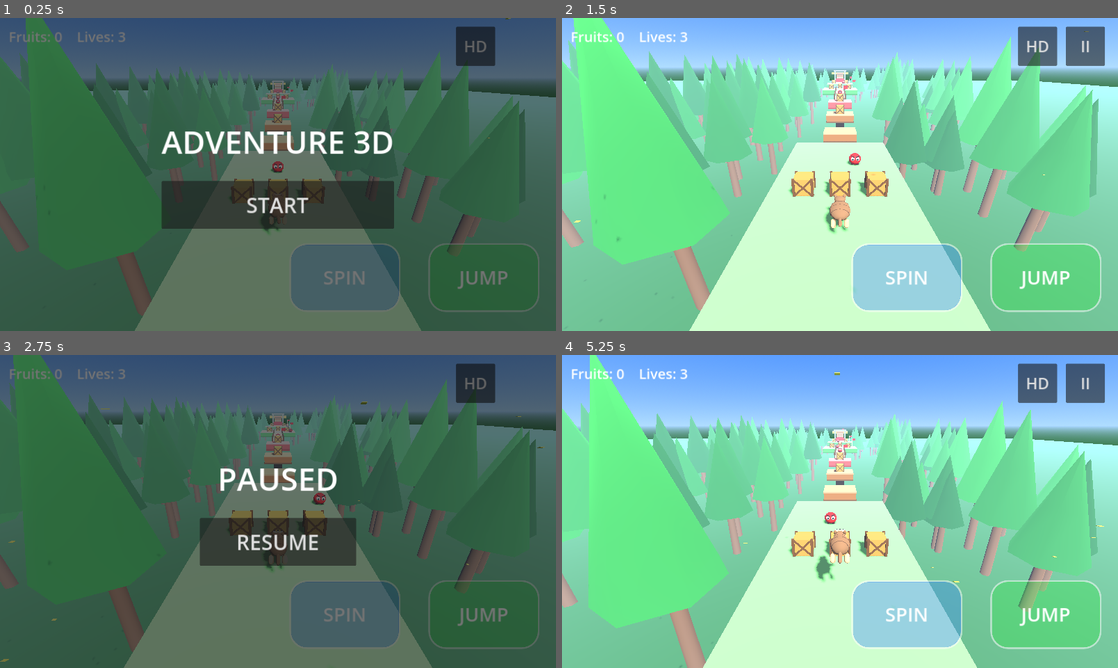
Above: before the commit, frames 1-4 (two rows, left to right).
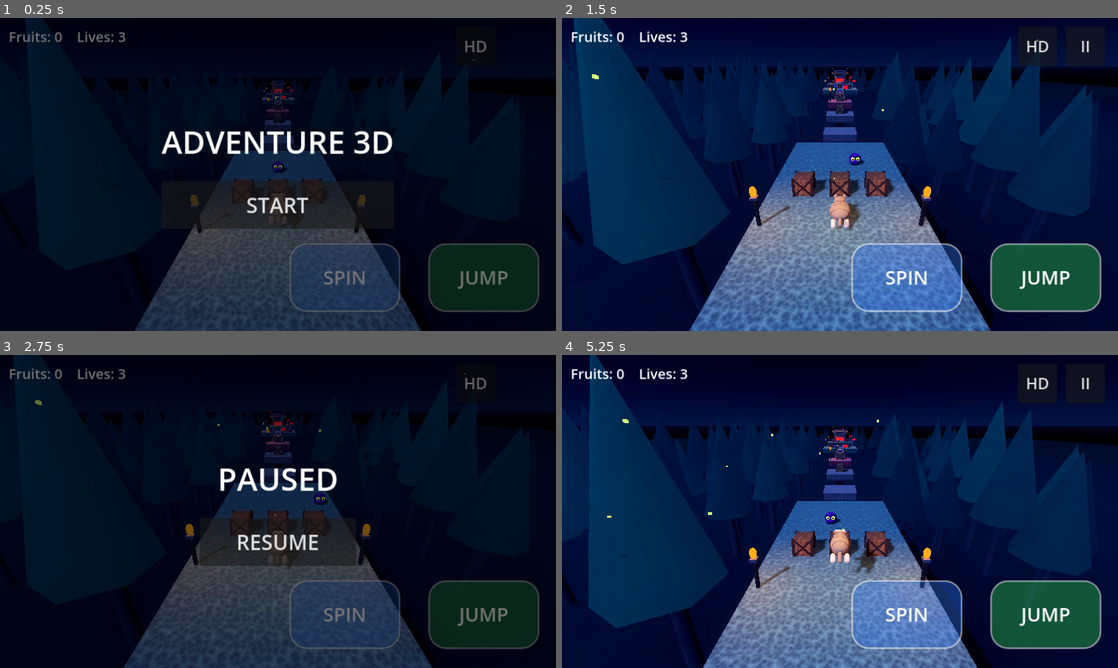
Above: after the commit, the same moments.

Repository: ksomealmlk-create/Adventure3D
Game: Godot game, scene res://main.tscn
Two runs of this game, one before a commit and one after it. Both use one fixed random seed, a clock stepped at 60 frames per second and the inputs below.
Inputs:
- Up to frame 1 (0.25 s): no input
- Up to frame 2 (1.5 s): click "HD" at 0.5 s; click "START" at 1.25 s
- Up to frame 3 (2.75 s): click "II" at 2 s
- Up to frame 4 (5.25 s): click "RESUME" at 2.75 s; click "II" at 3.5 s; click "HD" at 4.25 s; click "RESUME" at 5 s

The runs differ from the first frame. In frame 1, 96% of the frame differs, in the area x 0-100%, y 0-100%; in frame 2, 100%; in frame 3, 96%; in frame 4, 100%.

Commit message:
dark theme

Diff:
--- a/main.gd
+++ b/main.gd
@@ -8,6 +8,16 @@
 const GRAV := 28.0
 const SPIN_TIME := 0.45
 const MIX := 22050
+const ENEMY_COL := Color(0.45, 0.12, 0.55)
+
+# Optional ready-made models (.glb). If a file is missing, the game
+# falls back to the built-in shapes, so nothing breaks.
+# [path, scale, y_offset]
+const MODELS := {
+	"torch": ["res://models/torch.glb", 1.0, 0.0],
+	"crate": ["res://models/crate.glb", 1.0, -0.5],
+	"enemy": ["res://models/enemy.glb", 1.0, -0.4],
+}
 
 var player: CharacterBody3D
 var visual: Node3D
@@ -19,6 +29,9 @@
 var pause_btn: Button
 var quality_btn: Button
 var sun_light: DirectionalLight3D
+var env_res: Environment
+var grit_tex: NoiseTexture2D
+var torch_lights: Array = []
 var mat_cache := {}
 var leaves: CPUParticles3D
 var cam_off := Vector3(0, 5, 8)
@@ -62,33 +75,43 @@
 	Engine.physics_ticks_per_second = 120
 	RenderingServer.directional_shadow_atlas_set_size(2048, true)
 	RenderingServer.directional_soft_shadow_filter_set_quality(RenderingServer.SHADOW_QUALITY_SOFT_LOW)
+	_make_grit()
+
+	# ---- night sky + fog + glow ----
 	var env := WorldEnvironment.new()
 	var e := Environment.new()
 	var sky := Sky.new()
 	var sky_mat := ProceduralSkyMaterial.new()
-	sky_mat.sky_top_color = Color(0.25, 0.5, 0.9)
-	sky_mat.sky_horizon_color = Color(0.7, 0.85, 1.0)
-	sky_mat.ground_horizon_color = Color(0.7, 0.85, 1.0)
-	sky_mat.ground_bottom_color = Color(0.18, 0.4, 0.2)
+	sky_mat.sky_top_color = Color(0.01, 0.02, 0.07)
+	sky_mat.sky_horizon_color = Color(0.09, 0.12, 0.22)
+	sky_mat.ground_horizon_color = Color(0.06, 0.09, 0.15)
+	sky_mat.ground_bottom_color = Color(0.02, 0.04, 0.04)
 	sky.sky_material = sky_mat
 	e.background_mode = Environment.BG_SKY
 	e.sky = sky
 	e.fog_enabled = true
-	e.fog_light_color = Color(0.7, 0.85, 1.0)
-	e.fog_density = 0.005
+	e.fog_light_color = Color(0.06, 0.09, 0.16)
+	e.fog_density = 0.014
+	e.tonemap_mode = Environment.TONE_MAPPER_FILMIC
 	e.adjustment_enabled = true
-	e.adjustment_saturation = 1.15
-	e.adjustment_contrast = 1.05
+	e.adjustment_saturation = 1.1
+	e.adjustment_contrast = 1.1
+	e.glow_enabled = fx_on
+	e.glow_intensity = 0.9
+	e.glow_bloom = 0.12
+	e.glow_hdr_threshold = 0.8
 	e.ambient_light_source = Environment.AMBIENT_SOURCE_COLOR
-	e.ambient_light_color = Color(1, 1, 1)
-	e.ambient_light_energy = 0.38
+	e.ambient_light_color = Color(0.32, 0.4, 0.65)
+	e.ambient_light_energy = 0.55
 	env.environment = e
+	env_res = e
 	add_child(env)
 
+	# ---- moonlight ----
 	var sun := DirectionalLight3D.new()
-	sun.rotation_degrees = Vector3(-50, 30, 0)
-	sun.light_energy = 1.0
-	sun.light_color = Color(1.0, 0.96, 0.88)
+	sun.rotation_degrees = Vector3(-38, -35, 0)
+	sun.light_energy = 0.85
+	sun.light_color = Color(0.55, 0.66, 1.0)
 	sun.shadow_enabled = fx_on
 	sun.directional_shadow_mode = DirectionalLight3D.SHADOW_ORTHOGONAL
 	sun.directional_shadow_max_distance = 45.0
@@ -111,23 +134,51 @@
 	add_child(player)
 	player.position = respawn_pos
 
+	# lantern that follows the player
+	var lantern := OmniLight3D.new()
+	lantern.light_color = Color(1.0, 0.78, 0.45)
+	lantern.light_energy = 1.2
+	lantern.omni_range = 7.0
+	lantern.position = Vector3(0, 1.2, 0.4)
+	player.add_child(lantern)
+	torch_lights.append({"l": lantern, "e": 1.2, "ph": 1.7})
+
 	cam = Camera3D.new()
 	add_child(cam)
 	cam.position = respawn_pos + Vector3(0, 5, 8)
+
+	# moon fixed in the sky (child of camera, ignores fog)
+	var moon := MeshInstance3D.new()
+	var msm := SphereMesh.new()
+	msm.radius = 7.0
+	msm.height = 14.0
+	msm.radial_segments = 24
+	msm.rings = 12
+	var mmat := StandardMaterial3D.new()
+	mmat.shading_mode = BaseMaterial3D.SHADING_MODE_UNSHADED
+	mmat.albedo_color = Color(0.88, 0.93, 1.0)
+	mmat.disable_fog = true
+	msm.material = mmat
+	moon.mesh = msm
+	moon.cast_shadow = GeometryInstance3D.SHADOW_CASTING_SETTING_OFF
+	moon.position = Vector3(-60, 48, -170)
+	cam.add_child(moon)
+
+	# fireflies
 	leaves = CPUParticles3D.new()
-	leaves.amount = 40
-	leaves.lifetime = 6.0
-	leaves.preprocess = 3.0
+	leaves.amount = 60
+	leaves.lifetime = 7.0
+	leaves.preprocess = 4.0
 	leaves.emission_shape = CPUParticles3D.EMISSION_SHAPE_BOX
 	leaves.emission_box_extents = Vector3(14, 5, 14)
-	leaves.direction = Vector3(0.3, -1, 0.2)
-	leaves.spread = 25.0
-	leaves.initial_velocity_min = 0.3
-	leaves.initial_velocity_max = 0.9
-	leaves.gravity = Vector3(0, -0.4, 0)
+	leaves.direction = Vector3(0, 1, 0)
+	leaves.spread = 180.0
+	leaves.initial_velocity_min = 0.1
+	leaves.initial_velocity_max = 0.5
+	leaves.gravity = Vector3(0, 0.05, 0)
 	var lm := BoxMesh.new()
-	lm.size = Vector3(0.14, 0.02, 0.1)
-	lm.material = _mat(Color(0.75, 0.85, 0.3))
+	lm.size = Vector3(0.07, 0.07, 0.07)
+	lm.material = _glow_mat(Color(0.7, 1.0, 0.4), 3.0)
 	leaves.mesh = lm
 	leaves.local_coords = false
 	leaves.emitting = fx_on
@@ -273,25 +324,111 @@
 	ap.stream = sfx[name]
 	ap.play()
 
+# ---------- Materials / models ----------
+func _make_grit() -> void:
+	var n := FastNoiseLite.new()
+	n.noise_type = FastNoiseLite.TYPE_CELLULAR
+	n.frequency = 0.04
+	var g := Gradient.new()
+	g.set_color(0, Color(0.45, 0.45, 0.5))
+	g.set_color(1, Color(1.0, 1.0, 1.0))
+	var tx := NoiseTexture2D.new()
+	tx.width = 256
+	tx.height = 256
+	tx.seamless = true
+	tx.noise = n
+	tx.color_ramp = g
+	grit_tex = tx
+
+func _mat(c: Color) -> StandardMaterial3D:
+	var k := c.to_html()
+	if not mat_cache.has(k):
+		var m := StandardMaterial3D.new()
+		m.albedo_color = c
+		m.albedo_texture = grit_tex
+		m.uv1_triplanar = true
+		m.uv1_scale = Vector3(0.5, 0.5, 0.5)
+		m.roughness = 0.9
+		mat_cache[k] = m
+	var out: StandardMaterial3D = mat_cache[k]
+	return out
+
+func _glow_mat(c: Color, energy: float) -> StandardMaterial3D:
+	var m := StandardMaterial3D.new()
+	m.albedo_color = c
+	m.shading_mode = BaseMaterial3D.SHADING_MODE_UNSHADED
+	m.emission_enabled = true
+	m.emission = c
+	m.emission_energy_multiplier = energy
+	return m
+
+func _model(key: String) -> Node3D:
+	var info: Array = MODELS[key]
+	var path: String = info[0]
+	if not ResourceLoader.exists(path):
+		return null
+	var ps := load(path) as PackedScene
+	if ps == null:
+		return null
+	var inst := ps.instantiate() as Node3D
+	if inst == null:
+		return null
+	var s: float = info[1]
+	inst.scale = Vector3(s, s, s)
+	inst.position = Vector3(0, float(info[2]), 0)
+	return inst
+
+func _torch(pos: Vector3) -> void:
+	var root := Node3D.new()
+	root.position = pos
+	var mdl := _model("torch")
+	if mdl != null:
+		root.add_child(mdl)
+	else:
+		root.add_child(_mesh(Vector3(0.14, 1.4, 0.14), Color(0.22, 0.15, 0.1), Vector3(0, 0.7, 0)))
+		root.add_child(_mesh(Vector3(0.3, 0.12, 0.3), Color(0.3, 0.3, 0.33), Vector3(0, 1.42, 0)))
+		var flame := MeshInstance3D.new()
+		var sm := SphereMesh.new()
+		sm.radius = 0.16
+		sm.height = 0.5
+		sm.radial_segments = 8
+		sm.rings = 4
+		sm.material = _glow_mat(Color(1.0, 0.55, 0.15), 3.0)
+		flame.mesh = sm
+		flame.position = Vector3(0, 1.72, 0)
+		flame.cast_shadow = GeometryInstance3D.SHADOW_CASTING_SETTING_OFF
+		root.add_child(flame)
+	var light := OmniLight3D.new()
+	light.light_color = Color(1.0, 0.6, 0.28)
+	light.light_energy = 1.6
+	light.omni_range = 6.0
+	light.position = Vector3(0, 1.8, 0)
+	root.add_child(light)
+	add_child(root)
+	torch_lights.append({"l": light, "e": 1.6, "ph": randf() * 10.0})
+
 # ---------- Level ----------
 func _build_level() -> void:
-	var green := Color(0.3, 0.7, 0.3)
-	var brown := Color(0.6, 0.4, 0.2)
-	var wood := Color(0.5, 0.35, 0.2)
-	var red := Color(0.8, 0.3, 0.3)
-	var gold := Color(1, 0.84, 0)
+	var green := Color(0.2, 0.36, 0.27)
+	var brown := Color(0.36, 0.32, 0.3)
+	var wood := Color(0.3, 0.21, 0.15)
+	var red := Color(0.5, 0.17, 0.2)
+	var gold := Color(0.95, 0.72, 0.2)
 
 	_plat(0, 0.0, 8, -12, 8, green)
 	_crate(Vector3(-2, 0.5, -3))
 	_crate(Vector3(0, 0.5, -3))
 	_crate(Vector3(2, 0.5, -3))
 	_enemy(Vector3(0, 0.4, -7), 3.0, "x")
+	_torch(Vector3(-3.6, 0.0, 0.0))
+	_torch(Vector3(3.6, 0.0, 0.0))
 
 	_plat(0, 0.0, -15, -18, 3.5, brown)
 	_plat(0, 0.8, -21, -24, 3.5, brown)
 	_plat(0, 1.6, -27, -30, 3.5, red)
 	_crate(Vector3(0, 1.3, -22.5))
 	_crate(Vector3(0, 2.1, -28.5))
+	_torch(Vector3(-1.5, 1.6, -28.0))
 
 	_plat(0, 1.6, -30, -46, 1.6, wood)
 	_bridge(-30.0, -46.0, 1.6, 0.8)
@@ -304,8 +441,10 @@
 	_crate(Vector3(0, 2.1, -52))
 	_checkpoint(Vector3(0, 2.1, -50), Vector3(3, 2.6, -50))
 	_enemy(Vector3(0, 2.0, -48), 3.0, "x")
-
-	var mp := _plat(0, 1.6, -56.5, -59.5, 3.5, Color(0.2, 0.5, 0.9))
+	_torch(Vector3(-3.6, 1.6, -51.0))
+	_torch(Vector3(3.6, 1.6, -51.0))
+
+	var mp := _plat(0, 1.6, -56.5, -59.5, 3.5, Color(0.2, 0.35, 0.6))
 	movers.append({"node": mp, "base": mp.position, "amp": 2.0, "w": 3.5, "len": 3.0})
 
 	_plat(0, 1.6, -66, -72, 8, green)
@@ -313,6 +452,7 @@
 	_crate(Vector3(2, 2.1, -70))
 	_checkpoint(Vector3(0, 2.1, -68), Vector3(3, 2.6, -68))
 	_enemy(Vector3(0, 2.0, -69), 3.0, "x")
+	_torch(Vector3(-3.6, 1.6, -67.0))
 	_plat(0, 1.6, -72, -90, 3, brown)
 	for az in [-75.0, -79.0, -83.0, -87.0]:
 		var azf: float = az
@@ -320,12 +460,33 @@
 	_hazard(Vector3(0, 1.95, -76))
 	_hazard(Vector3(0, 1.95, -81))
 	_hazard(Vector3(0, 1.95, -86))
+	_torch(Vector3(-1.4, 1.6, -73.0))
+	_torch(Vector3(1.4, 1.6, -89.0))
 
 	_plat(0, 2.4, -93, -96, 3, brown)
 	_plat(0, 3.2, -99, -102, 3, brown)
 	_checkpoint(Vector3(0, 3.7, -100.5), Vector3(1.0, 4.2, -100.5))
+	_torch(Vector3(-1.3, 3.2, -99.6))
 	_plat(0, 4.0, -105, -108, 3, brown)
 	_plat(0, 4.0, -111, -119, 8, gold)
+
+	# goal: tall light beam + glow
+	_torch(Vector3(-3.6, 4.0, -113.0))
+	_torch(Vector3(3.6, 4.0, -113.0))
+	var beam := MeshInstance3D.new()
+	var bmesh := BoxMesh.new()
+	bmesh.size = Vector3(0.3, 16.0, 0.3)
+	bmesh.material = _glow_mat(Color(1.0, 0.85, 0.4), 3.0)
+	beam.mesh = bmesh
+	beam.position = Vector3(0, 12.0, -115.0)
+	beam.cast_shadow = GeometryInstance3D.SHADOW_CASTING_SETTING_OFF
+	add_child(beam)
+	var gl := OmniLight3D.new()
+	gl.light_color = Color(1.0, 0.85, 0.45)
+	gl.light_energy = 1.8
+	gl.omni_range = 14.0
+	gl.position = Vector3(0, 6.5, -115.0)
+	add_child(gl)
 
 func _plat(cx: float, top: float, z0: float, z1: float, w: float, color: Color) -> StaticBody3D:
 	var ln := absf(z1 - z0)
@@ -341,7 +502,7 @@
 	em.albedo_color = Color(0.9, 0.1, 0.1)
 	em.emission_enabled = true
 	em.emission = Color(1.0, 0.1, 0.05)
-	em.emission_energy_multiplier = 0.8
+	em.emission_energy_multiplier = 2.5
 	hm.material_override = em
 	add_child(hm)
 	hazards.append({"pos": pos, "half": Vector3(1.5, 0.35, 0.4)})
@@ -387,10 +548,10 @@
 		var z := 0.0
 		if n > 1:
 			z = lerpf(-ln * 0.5 + 1.0, ln * 0.5 - 1.0, float(i) / float(n - 1))
-		body.add_child(_mesh(Vector3(pw, h, pw), Color(0.45, 0.32, 0.2), Vector3(0, -0.5 - h * 0.5, z)))
+		body.add_child(_mesh(Vector3(pw, h, pw), Color(0.3, 0.25, 0.22), Vector3(0, -0.5 - h * 0.5, z)))
 
 func _bridge(z0: float, z1: float, top: float, half: float) -> void:
-	var wood_c := Color(0.35, 0.22, 0.12)
+	var wood_c := Color(0.25, 0.16, 0.1)
 	var ln := absf(z1 - z0)
 	var zc := (z0 + z1) * 0.5
 	var n := maxi(1, int(ln / 4.0))
@@ -405,7 +566,7 @@
 			add_child(_mesh(Vector3(0.16, 0.9, 0.16), wood_c, Vector3(rx, top + 0.45, pz)))
 
 func _arch(z: float, top: float, half: float) -> void:
-	var stone := Color(0.55, 0.55, 0.6)
+	var stone := Color(0.4, 0.4, 0.45)
 	add_child(_mesh(Vector3(0.35, 3.4, 0.35), stone, Vector3(-half, top + 1.7, z)))
 	add_child(_mesh(Vector3(0.35, 3.4, 0.35), stone, Vector3(half, top + 1.7, z)))
 	add_child(_mesh(Vector3(half * 2.0 + 0.7, 0.4, 0.5), stone, Vector3(0, top + 3.5, z)))
@@ -414,7 +575,7 @@
 	var ground := MeshInstance3D.new()
 	var pm := PlaneMesh.new()
 	pm.size = Vector2(500, 500)
-	pm.material = _mat(Color(0.18, 0.4, 0.2))
+	pm.material = _mat(Color(0.05, 0.1, 0.08))
 	ground.mesh = pm
 	ground.position = Vector3(0, -10, -60)
 	ground.cast_shadow = GeometryInstance3D.SHADOW_CASTING_SETTING_OFF
@@ -428,7 +589,7 @@
 	trunk.height = 1.0
 	trunk.radial_segments = 6
 	trunk.rings = 1
-	trunk.material = _mat(Color(0.4, 0.28, 0.18))
+	trunk.material = _mat(Color(0.17, 0.12, 0.1))
 	var crown := CylinderMesh.new()
 	crown.top_radius = 0.0
 	crown.bottom_radius = 1.0
@@ -461,7 +622,7 @@
 		var cr := 1.4 + h * 0.1
 		mm_c.set_instance_transform(i, Transform3D(Basis.IDENTITY.scaled(Vector3(cr, ch, cr)), Vector3(x, -10.0 + h * 0.4 + ch * 0.5, z)))
 		var g := rng.randf()
-		mm_c.set_instance_color(i, Color(0.08 + 0.1 * g, 0.32 + 0.2 * g, 0.12 + 0.1 * g))
+		mm_c.set_instance_color(i, Color(0.03 + 0.05 * g, 0.12 + 0.12 * g, 0.1 + 0.08 * g))
 	var mi_t := MultiMeshInstance3D.new()
 	mi_t.multimesh = mm_t
 	mi_t.cast_shadow = GeometryInstance3D.SHADOW_CASTING_SETTING_OFF
@@ -470,16 +631,6 @@
 	mi_c.multimesh = mm_c
 	mi_c.cast_shadow = GeometryInstance3D.SHADOW_CASTING_SETTING_OFF
 	add_child(mi_c)
-
-func _mat(c: Color) -> StandardMaterial3D:
-	var k := c.to_html()
-	if not mat_cache.has(k):
-		var m := StandardMaterial3D.new()
-		m.albedo_color = c
-		m.roughness = 0.85
-		mat_cache[k] = m
-	var out: StandardMaterial3D = mat_cache[k]
-	return out
 
 func _burst(pos: Vector3, color: Color, amount: int, speed: float) -> void:
 	if not fx_on:
@@ -496,7 +647,7 @@
 	p.gravity = Vector3(0, -12, 0)
 	var bm := BoxMesh.new()
 	bm.size = Vector3(0.14, 0.14, 0.14)
-	bm.material = _mat(color)
+	bm.material = _glow_mat(color, 2.0)
 	p.mesh = bm
 	p.position = pos
 	p.emitting = true
@@ -507,6 +658,7 @@
 	fx_on = not fx_on
 	sun_light.shadow_enabled = fx_on
 	leaves.emitting = fx_on
+	env_res.glow_enabled = fx_on
 	quality_btn.text = "HD" if fx_on else "LD"
 
 func _mesh(size: Vector3, color: Color, pos: Vector3) -> MeshInstance3D:
@@ -529,34 +681,6 @@
 	body.position = pos
 	add_child(body)
 	return body
-
-func _crate_old(pos: Vector3) -> void:
-	var c := _box(pos, Vector3(1, 1, 1), Color(0.9, 0.7, 0.2))
-	crates.append(c)
-
-func _enemy_old(pos: Vector3, rng: float, axis: String) -> void:
-	var en := Node3D.new()
-	en.add_child(_mesh(Vector3(0.8, 0.8, 0.8), Color(0.8, 0.1, 0.1), Vector3.ZERO))
-	en.position = pos
-	en.set_meta("c", pos)
-	en.set_meta("rng", rng)
-	en.set_meta("axis", axis)
-	add_child(en)
-	enemies.append(en)
-
-func _checkpoint_old(spot: Vector3, flag_pos: Vector3) -> void:
-	var mi := MeshInstance3D.new()
-	var bm := BoxMesh.new()
-	bm.size = Vector3(0.15, 2.0, 0.15)
-	var mat := StandardMaterial3D.new()
-	mat.albedo_color = Color(0.9, 0.1, 0.1)
-	bm.material = mat
-	mi.mesh = bm
-	mi.position = flag_pos
-	add_child(mi)
-	cps.append(spot)
-	cp_mats.append(mat)
-	cp_done.append(false)
 
 func _input(ev: InputEvent) -> void:
 	if state != "play":
@@ -602,6 +726,13 @@
 	player.velocity = Vector3.ZERO
 
 func _physics_process(delta: float) -> void:
+	# torch + lantern flicker
+	var now := Time.get_ticks_msec() / 1000.0
+	for tl in torch_lights:
+		var lt: OmniLight3D = tl["l"]
+		var ph: float = tl["ph"]
+		lt.light_energy = float(tl["e"]) * (0.82 + 0.18 * sin(now * 9.0 + ph) * sin(now * 3.7 + ph * 2.0))
+
 	cam_off = cam_off.lerp(_cam_zone(player.position.z), minf(1.0, delta * 2.5))
 	var cam_target := player.global_position + cam_off
 	cam_target.x = player.global_position.x * 0.8
@@ -643,7 +774,7 @@
 		for en in enemies.duplicate():
 			if is_instance_valid(en) and _near(en.position, 2.3):
 				enemies.erase(en)
-				_burst(en.position, Color(0.8, 0.1, 0.1), 12, 5.0)
+				_burst(en.position, ENEMY_COL, 12, 5.0)
 				en.queue_free()
 				_play("stomp")
 		if spin_t <= 0.0:
@@ -690,7 +821,7 @@
 		if player.position.distance_to(en.position) < 1.0:
 			if player.velocity.y < 0.0 and player.position.y > en.position.y + 0.6:
 				enemies.erase(en)
-				_burst(en.position, Color(0.8, 0.1, 0.1), 12, 5.0)
+				_burst(en.position, ENEMY_COL, 12, 5.0)
 				en.queue_free()
 				player.velocity.y = JUMP_V * 0.7
 				_play("stomp")
@@ -713,6 +844,7 @@
 			cp_done[i] = true
 			respawn_pos = cps[i] + Vector3(0, 0.3, 0)
 			cp_mats[i].albedo_color = Color(0.2, 1.0, 0.2)
+			cp_mats[i].emission = Color(0.1, 0.9, 0.2)
 			_play("check")
 			_burst(cps[i], Color(0.2, 1.0, 0.2), 16, 6.0)
 
@@ -728,14 +860,17 @@
 		_burst(player.position + Vector3(0, 1, 0), Color(1, 0.84, 0), 40, 8.0)
 		show_panel("YOU WIN!\nFruits: %d" % fruits, "PLAY AGAIN")
 
-func _ball(par: Node3D, r: float, color: Color, pos: Vector3, sc: Vector3 = Vector3.ONE) -> void:
+func _ball(par: Node3D, r: float, color: Color, pos: Vector3, sc: Vector3 = Vector3.ONE, glow: bool = false) -> void:
 	var mi := MeshInstance3D.new()
 	var sm := SphereMesh.new()
 	sm.radius = r
 	sm.height = r * 2.0
 	sm.radial_segments = 12
 	sm.rings = 6
-	sm.material = _mat(color)
+	if glow:
+		sm.material = _glow_mat(color, 3.0)
+	else:
+		sm.material = _mat(color)
 	mi.mesh = sm
 	mi.position = pos
 	mi.scale = sc
@@ -743,19 +878,23 @@
 
 func _enemy(pos: Vector3, rng: float, axis: String) -> void:
 	var en := Node3D.new()
-	_ball(en, 0.45, Color(0.8, 0.1, 0.1), Vector3.ZERO, Vector3(1.0, 0.9, 1.0))
-	_ball(en, 0.14, Color.WHITE, Vector3(-0.17, 0.12, 0.34))
-	_ball(en, 0.14, Color.WHITE, Vector3(0.17, 0.12, 0.34))
-	_ball(en, 0.06, Color.BLACK, Vector3(-0.17, 0.12, 0.46))
-	_ball(en, 0.06, Color.BLACK, Vector3(0.17, 0.12, 0.46))
-	_ball(en, 0.1, Color(0.25, 0.03, 0.03), Vector3(-0.2, -0.4, 0.1), Vector3(1.0, 0.6, 1.3))
-	_ball(en, 0.1, Color(0.25, 0.03, 0.03), Vector3(0.2, -0.4, 0.1), Vector3(1.0, 0.6, 1.3))
-	var b1 := _mesh(Vector3(0.24, 0.05, 0.05), Color(0.2, 0.0, 0.0), Vector3(-0.17, 0.32, 0.4))
-	b1.rotation.z = -0.5
-	en.add_child(b1)
-	var b2 := _mesh(Vector3(0.24, 0.05, 0.05), Color(0.2, 0.0, 0.0), Vector3(0.17, 0.32, 0.4))
-	b2.rotation.z = 0.5
-	en.add_child(b2)
+	var mdl := _model("enemy")
+	if mdl != null:
+		en.add_child(mdl)
+	else:
+		_ball(en, 0.45, ENEMY_COL, Vector3.ZERO, Vector3(1.0, 0.9, 1.0))
+		_ball(en, 0.14, Color(0.8, 1.0, 0.3), Vector3(-0.17, 0.12, 0.34), Vector3.ONE, true)
+		_ball(en, 0.14, Color(0.8, 1.0, 0.3), Vector3(0.17, 0.12, 0.34), Vector3.ONE, true)
+		_ball(en, 0.06, Color.BLACK, Vector3(-0.17, 0.12, 0.46))
+		_ball(en, 0.06, Color.BLACK, Vector3(0.17, 0.12, 0.46))
+		_ball(en, 0.1, Color(0.15, 0.03, 0.2), Vector3(-0.2, -0.4, 0.1), Vector3(1.0, 0.6, 1.3))
+		_ball(en, 0.1, Color(0.15, 0.03, 0.2), Vector3(0.2, -0.4, 0.1), Vector3(1.0, 0.6, 1.3))
+		var b1 := _mesh(Vector3(0.24, 0.05, 0.05), Color(0.1, 0.0, 0.15), Vector3(-0.17, 0.32, 0.4))
+		b1.rotation.z = -0.5
+		en.add_child(b1)
+		var b2 := _mesh(Vector3(0.24, 0.05, 0.05), Color(0.1, 0.0, 0.15), Vector3(0.17, 0.32, 0.4))
+		b2.rotation.z = 0.5
+		en.add_child(b2)
 	en.position = pos
 	en.set_meta("c", pos)
 	en.set_meta("rng", rng)
@@ -764,8 +903,15 @@
 	enemies.append(en)
 
 func _crate(pos: Vector3) -> void:
-	var c := _box(pos, Vector3(1, 1, 1), Color(0.8, 0.55, 0.25))
-	var dark := Color(0.4, 0.25, 0.1)
+	var c := _box(pos, Vector3(1, 1, 1), Color(0.5, 0.34, 0.2))
+	var mdl := _model("crate")
+	if mdl != null:
+		# child 0 = collision, child 1 = the plain box mesh -> replace it
+		c.get_child(1).queue_free()
+		c.add_child(mdl)
+		crates.append(c)
+		return
+	var dark := Color(0.22, 0.14, 0.08)
 	for sx in [-0.5, 0.5]:
 		for sz in [-0.5, 0.5]:
 			c.add_child(_mesh(Vector3(0.14, 1.04, 0.14), dark, Vector3(sx, 0, sz)))
@@ -780,10 +926,13 @@
 func _checkpoint(spot: Vector3, flag_pos: Vector3) -> void:
 	var root := Node3D.new()
 	root.position = flag_pos
-	root.add_child(_mesh(Vector3(0.12, 2.2, 0.12), Color(0.85, 0.85, 0.85), Vector3.ZERO))
-	root.add_child(_mesh(Vector3(0.6, 0.15, 0.6), Color(0.4, 0.4, 0.45), Vector3(0, -1.1, 0)))
+	root.add_child(_mesh(Vector3(0.12, 2.2, 0.12), Color(0.6, 0.6, 0.65), Vector3.ZERO))
+	root.add_child(_mesh(Vector3(0.6, 0.15, 0.6), Color(0.3, 0.3, 0.35), Vector3(0, -1.1, 0)))
 	var mat := StandardMaterial3D.new()
-	mat.albedo_color = Color(0.9, 0.1, 0.1)
+	mat.albedo_color = Color(0.8, 0.1, 0.1)
+	mat.emission_enabled = true
+	mat.emission = Color(0.7, 0.05, 0.05)
+	mat.emission_energy_multiplier = 1.5
 	var cloth := MeshInstance3D.new()
 	var bm := BoxMesh.new()
 	bm.size = Vector3(0.7, 0.45, 0.05)
